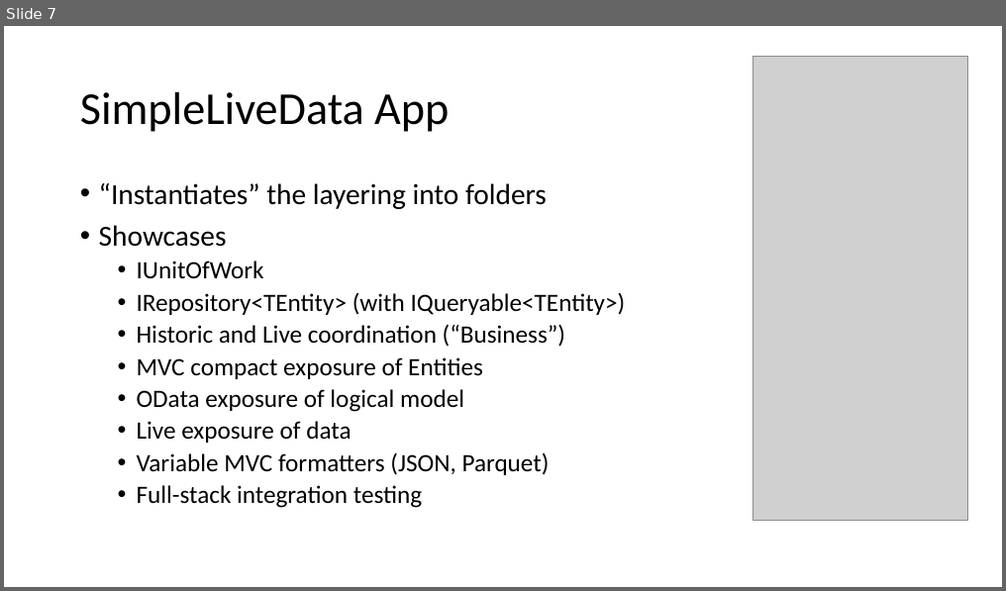
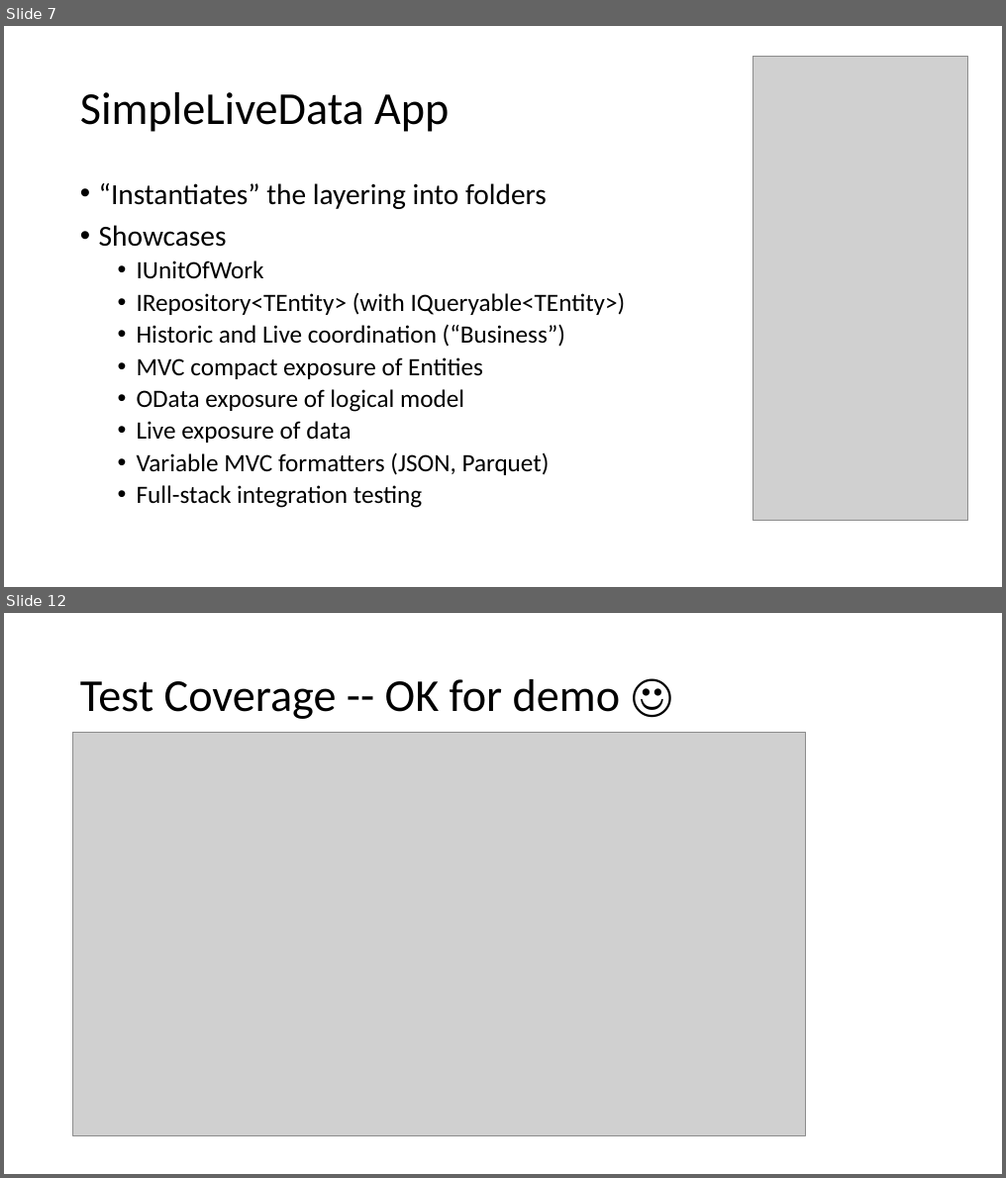
Before and after one commit to slogen/SimpleLiveData, a slide deck: Docs/Data Access Application Layers.pptx. Shown one above the other, each under a label of ours: slide 7 before the commit, slides 7 and 12 after it; the slides between them are not shown. The pictures are 1006x591 and 1006x1178 pixels, drawn with LibreOffice and Linux fonts; fonts in the diff are those of the drawing; grey boxes stand for pictures. Boxes give left, top, right and bottom in pixels: in the first picture for what was removed or moved away, otherwise in the second. Text is boxed around its words. In the diff, an @@ line names an element or a change of style, - is before the commit and + after.

```diff
--- a/Docs/Data Access Application Layers.pptx
+++ b/Docs/Data Access Application Layers.pptx
@@ slide 12 added at box(4, 613, 1002, 1174), background #FFFFFF @@
@@ title added at box(80, 679, 620, 719), 44 pt, text #000000 @@
+Test Coverage -- OK for demo ☺
@@ picture added at box(73, 732, 806, 1136) @@
```
Also in this commit, not shown: 5 other slides added, 2 other files.
